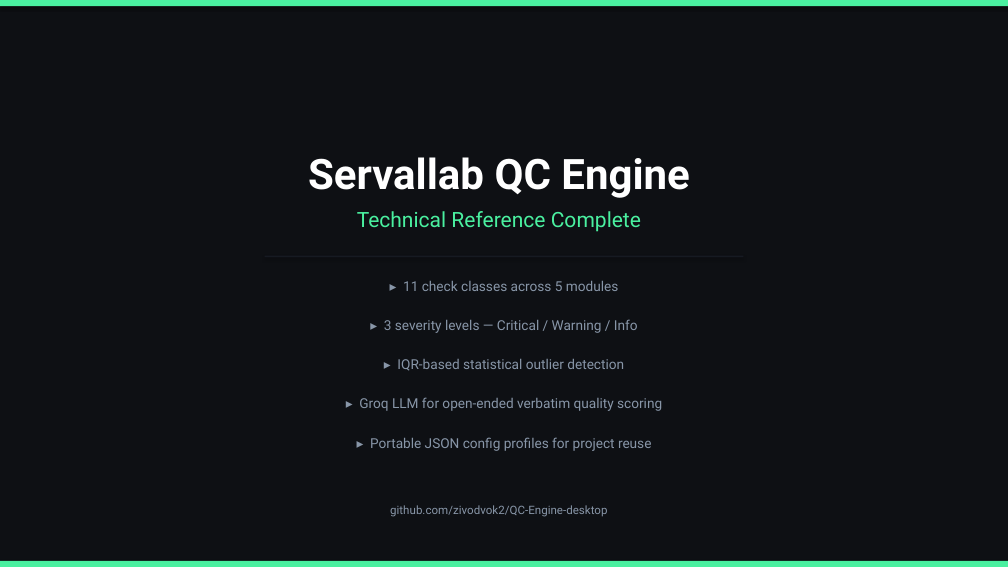
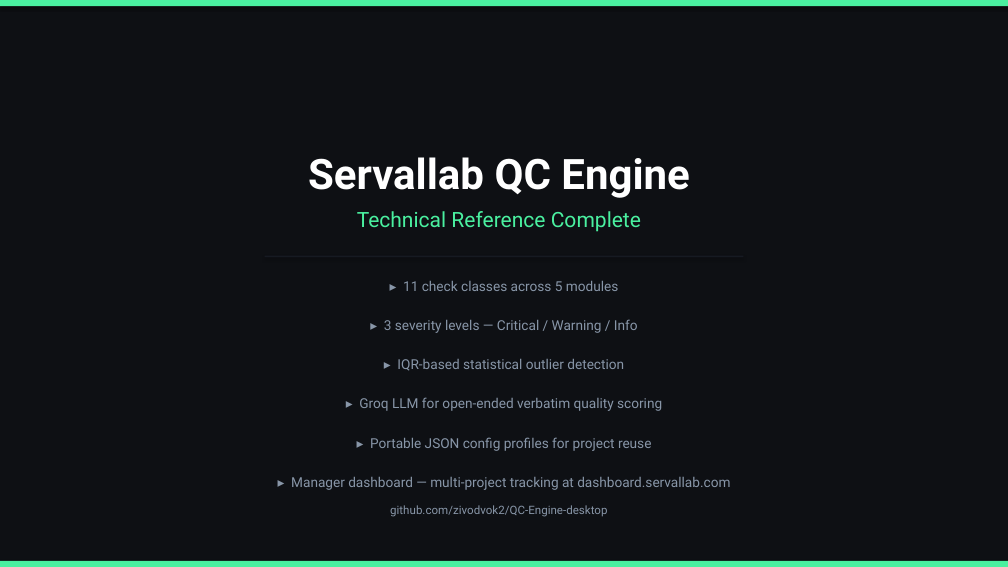
Before and after one commit to zivodvok2/QC-Engine-desktop, a slide deck: slide 23 of Servallab_QC_Technical.pptx (slide 20 before the commit). Drawn at 1008x567 pixels with LibreOffice and Linux fonts; fonts in the diff are those of the drawing. Boxes give left, top, right and bottom in pixels: in the first picture for what was removed or moved away, otherwise in the second. Text is boxed around its words. In the diff, an @@ line names an element or a change of style, - is before the commit and + after.

```diff
--- a/Servallab_QC_Technical.pptx
+++ b/Servallab_QC_Technical.pptx
@@ text added at box(291, 477, 730, 490), 13 pt, text #8896A8 @@
+▸ Manager dashboard — multi-project tracking at dashboard.servallab.com
```
Also in this commit, not shown: 3 slides added, 9 other files.
